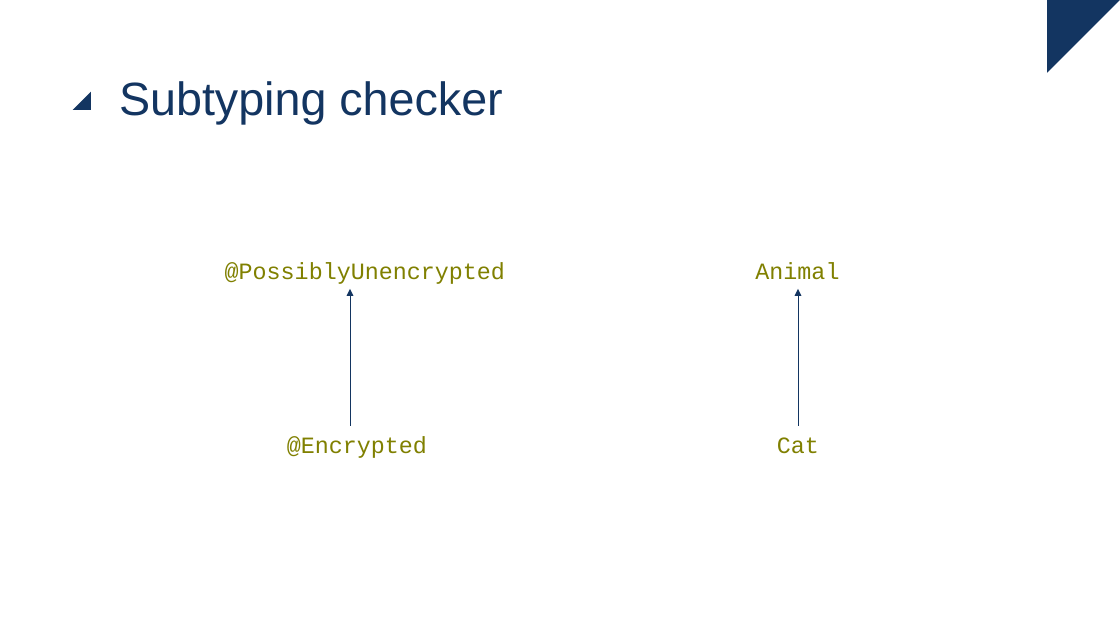
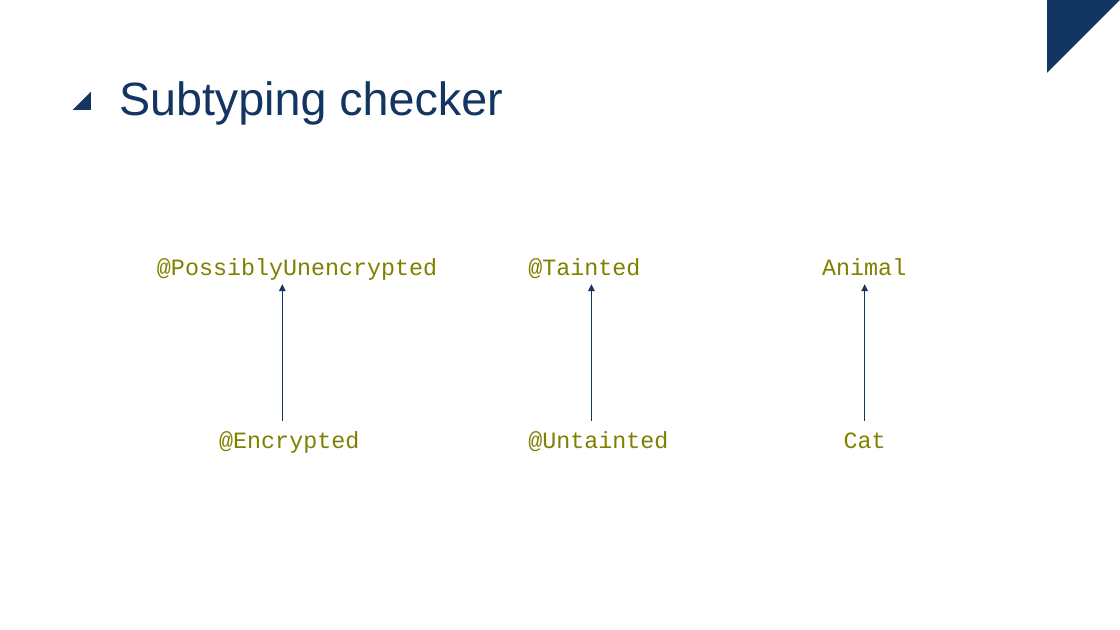
Before and after one commit to ingmars1709/checker, a slide deck: slide 22 of Checker Framework.pptx (slide 20 before the commit). Drawn at 1120x630 pixels with LibreOffice and Linux fonts; fonts in the diff are those of the drawing. Boxes give left, top, right and bottom in pixels: in the first picture for what was removed or moved away, otherwise in the second. Text is boxed around its words. In the diff, an @@ line names an element or a change of style, - is before the commit and + after.

```diff
--- a/Checker Framework.pptx
+++ b/Checker Framework.pptx
@@ text "@PossiblyUnencrypted" moved from (x1=225, y1=262, x2=505, y2=284) to (x1=157, y1=258, x2=437, y2=280) @@
@@ text added at (x1=528, y1=258, x2=640, y2=279), 20 pt, text #808000 @@
+@Tainted
@@ arrow added from (282, 421) to (282, 284), #133561 0.5 pt @@
@@ arrow moved from (350, 426) - (350, 289) to (592, 421) - (592, 284) @@
@@ 2 texts, 1 arrow moved together from (x1=755, y1=262, x2=839, y2=454) to (x1=822, y1=258, x2=906, y2=449) @@
@@ text "@Encrypted" moved from (x1=287, y1=436, x2=427, y2=458) to (x1=219, y1=431, x2=359, y2=453) @@
@@ text added at (x1=528, y1=431, x2=668, y2=452), 20 pt, text #808000 @@
+@Untainted
```
Also in this commit, not shown: 10 other slides changed, 2 slides added.
